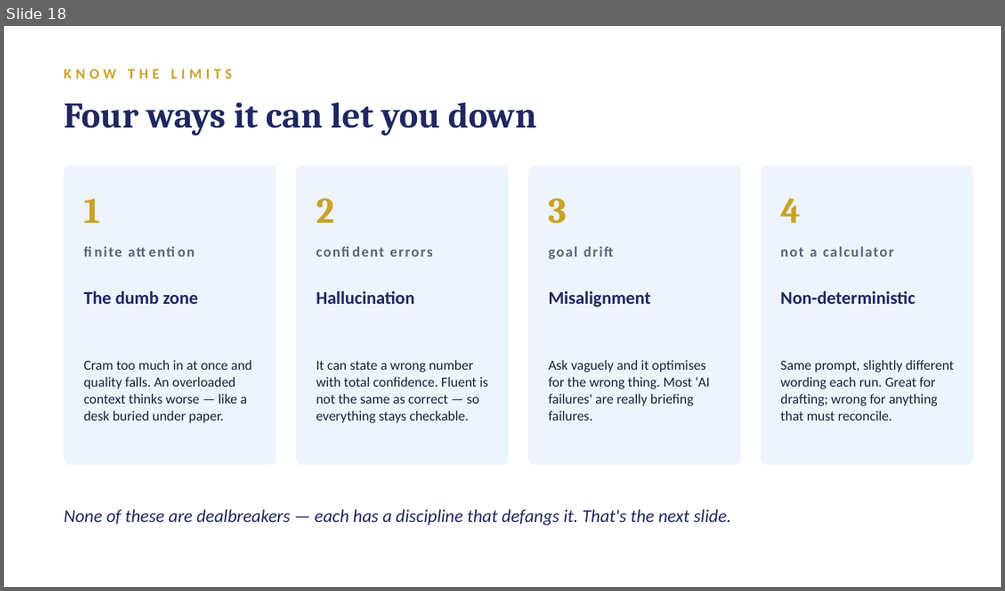
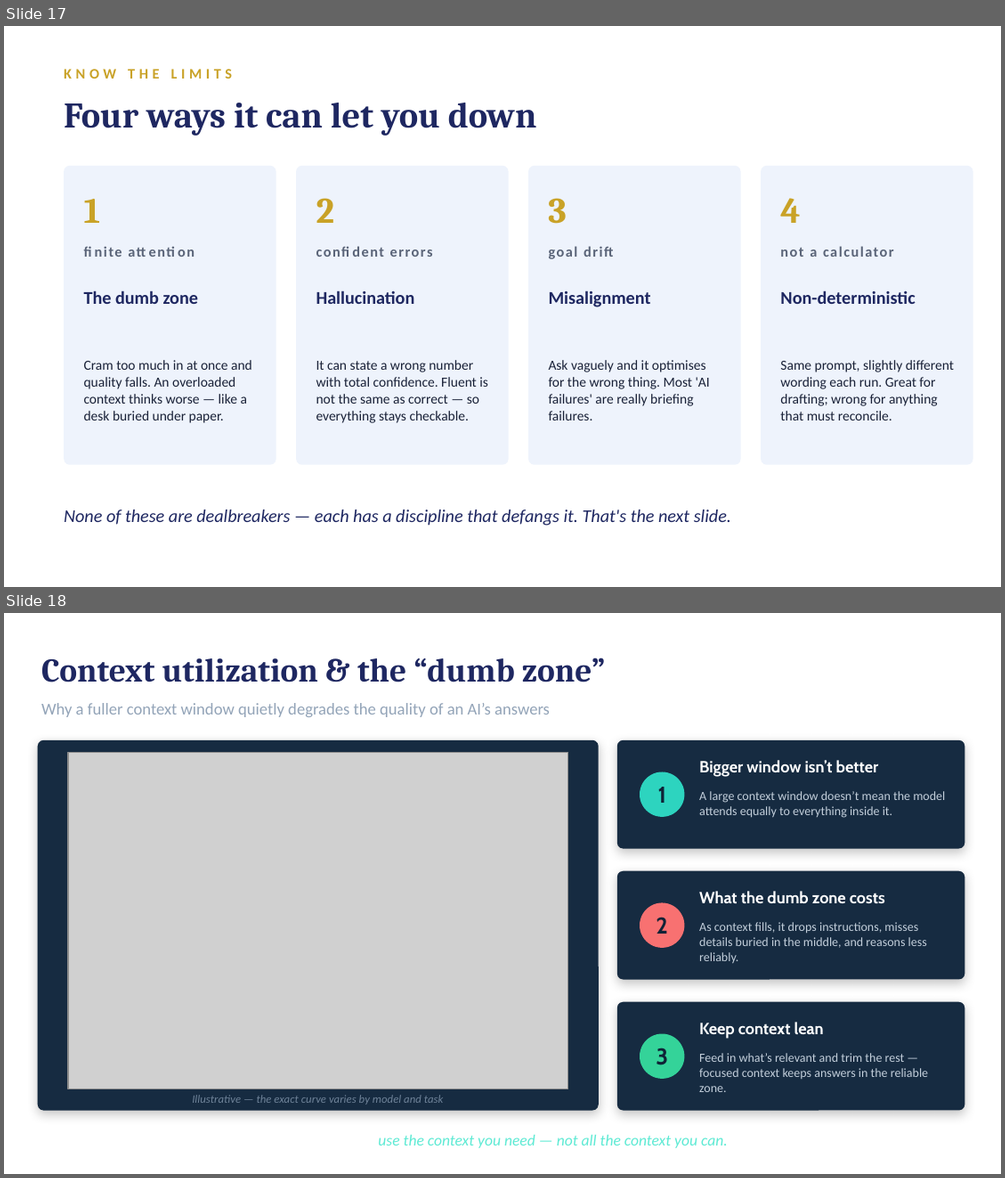
Before and after one commit to simonwatkins/Shane, a slide deck: presentation/an-all-weather-analyst-v3.pptx. Shown one above the other, each under a label of ours: slide 18 before the commit, slides 17 and 18 after it. The pictures are 1005x591 and 1005x1178 pixels, drawn with LibreOffice and Linux fonts; fonts in the diff are those of the drawing; grey boxes stand for pictures. Boxes give left, top, right and bottom in pixels: in the first picture for what was removed or moved away, otherwise in the second. Text is boxed around its words. In the diff, an @@ line names an element or a change of style, - is before the commit and + after.

```diff
--- a/presentation/an-all-weather-analyst-v3.pptx
+++ b/presentation/an-all-weather-analyst-v3.pptx
@@ slide 18 added at [4,613,1001,1174], background #FFFFFF @@
@@ text added at [41,657,605,682], 24 pt, text #1E2761, bold @@
+Context utilization & the “dumb zone”
@@ text added at [41,703,550,717], 12 pt, text #93A4B8 @@
+Why a fuller context window quietly degrades the quality of an AI’s answers
@@ rounded rectangle added at [38,739,599,1110], fill #162B41 @@
@@ rounded rectangle added at [617,739,965,848], fill #162B41 @@
@@ picture added at [68,753,567,1089] @@
@@ ellipse added at [640,771,685,816], fill #2DD4BF @@
@@ text added at [699,760,879,777], 11.6 pt, text #FFFFFF, bold @@
+Bigger window isn’t better
@@ text added at [658,787,666,803], 16.5 pt, text #0F2236, bold @@
+1
@@ text added at [699,791,945,818], 9 pt, text #C2CEDA @@
+A large context window doesn’t mean the model attends equally to everything inside it.
@@ rounded rectangle added at [617,871,965,980], fill #162B41 @@
@@ ellipse added at [640,903,685,948], fill #F87171 @@
@@ text added at [699,891,885,904], 11.6 pt, text #FFFFFF, bold @@
+What the dumb zone costs
@@ text added at [655,916,668,933], 16.5 pt, text #0F2236, bold @@
+2
@@ text added at [699,922,927,964], 9 pt, text #C2CEDA @@
+As context fills, it drops instructions, misses details buried in the middle, and reasons less reliably.
@@ rounded rectangle added at [617,1002,965,1111], fill #162B41 @@
@@ ellipse added at [640,1034,685,1078], fill #34D399 @@
@@ text added at [699,1022,824,1038], 11.6 pt, text #FFFFFF, bold @@
+Keep context lean
@@ text added at [655,1047,668,1065], 16.5 pt, text #0F2236, bold @@
+3
@@ text added at [699,1053,928,1092], 9 pt, text #C2CEDA @@
+Feed in what’s relevant and trim the rest — focused context keeps answers in the reliable zone.
@@ text added at [192,1094,444,1104], 8.2 pt, text #6E8298, italic @@
+Illustrative — the exact curve varies by model and task
@@ text added at [378,1135,728,1148], 11.2 pt, text #5EEAD4, italic @@
+The takeaway: use the context you need — not all the context you can.
@@ what was slide 18 is now slide 17 @@
```
Also in this commit, not shown: 3 slides changed, 4 other slides added, 5 other files.
